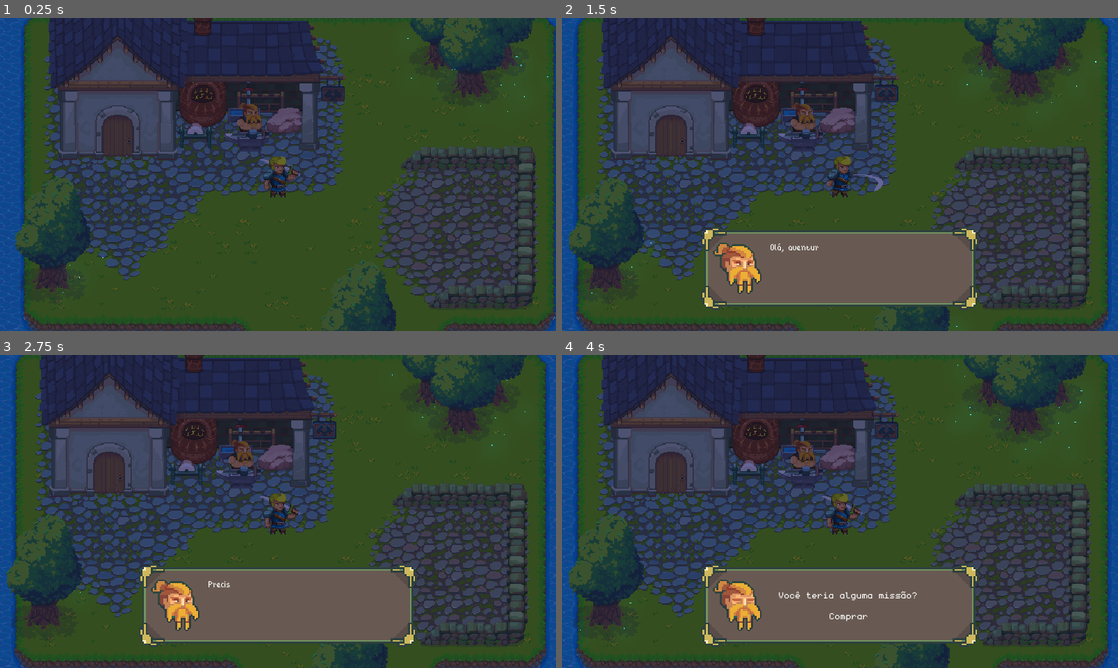
Above: before the commit, frames 1-4 (two rows, left to right).
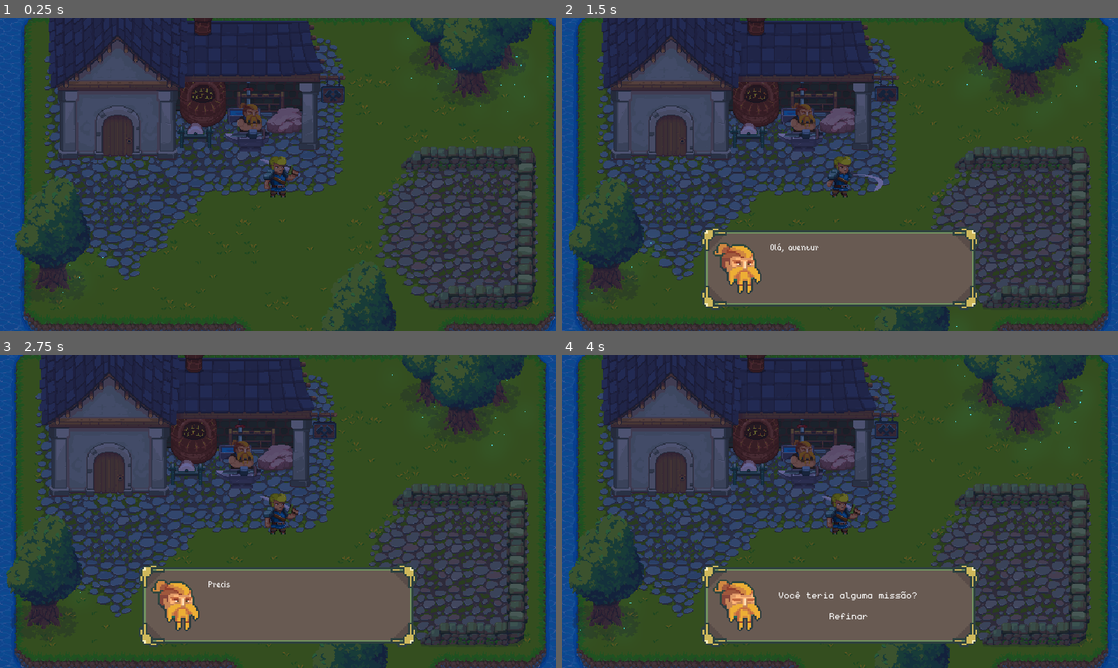
Above: after the commit, the same moments.

Repository: Bandeiraa/Shadow-World
Game: Godot game, scene res://scenes/grass_lands/management/level.tscn
Same seed, same stepped clock (60 frames per second), same inputs: the game is played once before the commit and once after it.
Inputs (mouse positions are in pixels of both pictures, inside the frame that each line leads up to):
- Up to frame 1 (0.25 s): no input
- Up to frame 2 (1.5 s): move the mouse to (962, 158) at 0.52 s; hold Right (ui_right) 0.53-1.28 s; click (962, 158) at 0.6 s; tap E (ui_interact) at 0.8, 1.35 s; move the mouse to (728, 190) at 1.27 s; hold Down (ui_down) from 1.28 s (still down)
- Up to frame 3 (2.75 s): click (166, 527) at 1.55 s; move the mouse to (333, 442) at 2.02 s; release Down (ui_down) at 2.03 s; hold Right (ui_right) from 2.03 s (still down); click (333, 442) at 2.1 s; tap E (ui_interact) at 2.3 s
- Up to frame 4 (4 s): move the mouse to (812, 574) at 2.77 s; release Right (ui_right) at 2.78 s; hold Up (ui_up) 2.78-3.53 s; tap E (ui_interact) at 2.85, 3.8 s; click (812, 574) at 3.05 s; move the mouse to (1006, 558) at 3.52 s; hold Left (ui_left) from 3.53 s (still down); click (1006, 558) at 3.6 s

The runs differ from the first frame. In frame 1, less than 0.1% of the frame differs, in the area x 33-62%, y 20-38%; in frame 2, 0.1%; in frame 3, 0.1%; in frame 4, 0.2%, in the area x 31-61%, y 18-86%.

Commit message:
Quest System (WIP)

Diff:
--- a/scenes/general/interface/quest/quest_container.tscn
+++ b/scenes/general/interface/quest/quest_container.tscn
@@ -272,13 +272,45 @@
 [node name="QuestDescription" type="Label" parent="LeftContainer/VContainer"]
 margin_top = 52.0
 margin_right = 250.0
-margin_bottom = 172.0
-rect_min_size = Vector2( 0, 120 )
+margin_bottom = 132.0
+rect_min_size = Vector2( 0, 80 )
 custom_colors/font_color_shadow = Color( 0, 0, 0, 1 )
 custom_fonts/font = SubResource( 12 )
 text = "Texto de template da missão, ele irá exibir para o personagem o objetivo da quest...
 
 Glab yo blobs."
+autowrap = true
+
+[node name="VContainer" type="VBoxContainer" parent="LeftContainer/VContainer"]
+margin_top = 136.0
+margin_right = 250.0
+margin_bottom = 186.0
+rect_min_size = Vector2( 0, 50 )
+
+[node name="QuestType" type="Label" parent="LeftContainer/VContainer/VContainer"]
+margin_right = 250.0
+margin_bottom = 13.0
+custom_colors/font_color_shadow = Color( 0, 0, 0, 1 )
+custom_fonts/font = SubResource( 12 )
+text = "Missão do tipo: Eliminação"
+autowrap = true
+
+[node name="Goal" type="Label" parent="LeftContainer/VContainer/VContainer"]
+margin_top = 17.0
+margin_right = 250.0
+margin_bottom = 30.0
+custom_colors/font_color_shadow = Color( 0, 0, 0, 1 )
+custom_fonts/font = SubResource( 12 )
+text = "Eliminar x monstro x"
+autowrap = true
+
+[node name="CurrentState" type="Label" parent="LeftContainer/VContainer/VContainer"]
+margin_top = 34.0
+margin_right = 250.0
+margin_bottom = 47.0
+custom_colors/font_color_shadow = Color( 0, 0, 0, 1 )
+custom_fonts/font = SubResource( 12 )
+text = "Monstros eliminados: 0/10"
 autowrap = true
 
 [node name="RightSidebar" type="TextureRect" parent="."]
--- a/scenes/grass_lands/npcs/blacksmith.tscn
+++ b/scenes/grass_lands/npcs/blacksmith.tscn
@@ -879,6 +879,7 @@
 position = Vector2( 167, 48 )
 frames = SubResource( 26 )
 animation = "idle"
+frame = 3
 playing = true
 
 [node name="Wall" type="Sprite" parent="Art"]
@@ -897,7 +898,7 @@
 z_index = 2
 frames = SubResource( 43 )
 animation = "white_type_2"
-frame = 7
+frame = 11
 playing = true
 
 [node name="Bottom" type="AnimatedSprite" parent="Art/Forge"]
@@ -905,7 +906,7 @@
 z_index = -1
 frames = SubResource( 9 )
 animation = "off"
-frame = 3
+frame = 6
 playing = true
 
 [node name="Animation" type="AnimationPlayer" parent="Art/Forge"]
@@ -928,7 +929,7 @@
 position = Vector2( 73, 85 )
 frames = SubResource( 127 )
 animation = "animation_2"
-frame = 1
+frame = 2
 playing = true
 
 [node name="InteractArea" type="Area2D" parent="Art/Npc"]
@@ -942,6 +943,7 @@
 position = Vector2( 9, 100 )
 frames = SubResource( 160 )
 animation = "type_3"
+frame = 3
 playing = true
 
 [node name="SwordContainer" type="Sprite" parent="Art"]
@@ -958,7 +960,7 @@
 z_index = -1
 frames = SubResource( 155 )
 animation = "idle"
-frame = 7
+frame = 2
 playing = true
 
 [node name="Collision" type="CollisionShape2D" parent="."]
--- a/scripts/general/interface/dialog.gd
+++ b/scripts/general/interface/dialog.gd
@@ -5,7 +5,8 @@
 
 enum QUEST_INFO {
 	QUEST_NAME,
-	QUEST_DESCRIPTION
+	QUEST_DESCRIPTION,
+	QUEST_DICTIONARY
 }
 
 enum LIST_INFO {
@@ -123,12 +124,13 @@
 				var quest_info: Array = dialog_dictionary["quest_info"]
 				var quest_name: String = quest_info[QUEST_INFO.QUEST_NAME]
 				var quest_description: String = quest_info[QUEST_INFO.QUEST_DESCRIPTION]
+				var quest_dictionary_info: Dictionary = quest_info[QUEST_INFO.QUEST_DICTIONARY]
 
-				get_tree().call_group("gui", "populate_quest_slot", quest_name, quest_description)
+				get_tree().call_group("gui", "populate_quest_slot", quest_name, quest_description, quest_dictionary_info)
 				end_dialog(true)
 				return
 
-			"market":
+			"upgrade":
 				end_dialog(false)
 				return
 
--- a/scripts/general/interface/game_user_interface.gd
+++ b/scripts/general/interface/game_user_interface.gd
@@ -36,5 +36,5 @@
 		return
 
 
-func populate_quest_slot(quest_name: String, quest_description: String) -> void:
-	quest_container.populate_quest_slot(quest_name, quest_description)
+func populate_quest_slot(quest_name: String, quest_description: String, quest_info: Dictionary) -> void:
+	quest_container.populate_quest_slot(quest_name, quest_description, quest_info)
--- a/scripts/general/interface/quest/quest_container.gd
+++ b/scripts/general/interface/quest/quest_container.gd
@@ -6,6 +6,10 @@
 onready var left_container: TextureRect = get_node("LeftContainer")
 onready var quest_name: Label = left_container.get_node("VContainer/QuestName")
 onready var quest_description: Label = left_container.get_node("VContainer/QuestDescription")
+
+onready var quest_goal: Label = left_container.get_node("VContainer/VContainer/Goal")
+onready var quest_type: Label = left_container.get_node("VContainer/VContainer/QuestType")
+onready var quest_current_state: Label = left_container.get_node("VContainer/VContainer/CurrentState")
 
 onready var right_container: TextureRect = get_node("RightSidebar")
 onready var quest_v_container: VBoxContainer = right_container.get_node("QuestContainer/Container/VContainer")
@@ -37,16 +41,23 @@
 	quest_name.text = roleplay_name_list[random_index]
 	quest_description.text = roleplay_description_list[random_index]
 
+	quest_goal.text = ""
+	quest_type.text = ""
+	quest_current_state.text = ""
 
-func update_display_text(slot_quest_name: String, slot_quest_description: String) -> void:
+
+func update_display_text(slot_quest_name: String, slot_quest_description: String, slot_quest_type: String, slot_quest_goal: String, slot_quest_current_state: String) -> void:
 	quest_name.text = slot_quest_name
 	quest_description.text = slot_quest_description
+	quest_goal.text = slot_quest_goal
+	quest_type.text = slot_quest_type
+	quest_current_state.text = slot_quest_current_state
 
 
-func populate_quest_slot(slot_quest_name: String, slot_quest_description: String) -> void:
+func populate_quest_slot(slot_quest_name: String, slot_quest_description: String, quest_info: Dictionary) -> void:
 	for slot in quest_v_container.get_children():
 		if slot.is_empty:
-			slot.update_slot(slot_quest_name, slot_quest_description)
+			slot.update_slot(slot_quest_name, slot_quest_description, quest_info)
 			return
 
 
--- a/scripts/general/interface/quest/quest_slot.gd
+++ b/scripts/general/interface/quest/quest_slot.gd
@@ -8,6 +8,12 @@
 
 var quest_name: String = ""
 var quest_description: String = ""
+
+var quest_type: String = ""
+var quest_goal: String = ""
+var quest_current_state: String = ""
+
+var kill_count: int = 0
 
 var is_empty: bool = true
 var can_click: bool = false
@@ -27,7 +33,7 @@
 		can_click = false
 
 
-func update_slot(slot_quest_name: String, slot_quest_description: String) -> void:
+func update_slot(slot_quest_name: String, slot_quest_description: String, slot_quest_info: Dictionary) -> void:
 	is_empty = false
 
 	quest_name_label.text = slot_quest_name
@@ -35,7 +41,26 @@
 	quest_name = slot_quest_name
 	quest_description = slot_quest_description
 
+	var _quest_type: String = slot_quest_info["quest_type"]
+	var quest_info: Dictionary = slot_quest_info["quest_info"]
+
+	match _quest_type:
+		"elimination":
+			var amount_to_kill: int = quest_info["amount_to_kill"]
+			var monster_to_kill: String = quest_info["monster_to_kill"]
+
+			quest_type = "Missão do tipo: Eliminação"
+			quest_goal = "Eliminar " + str(amount_to_kill) + " " + monster_to_kill
+			quest_current_state = "Monstros eliminados: " + str(kill_count) + "/" + str(amount_to_kill)
+
 
 func _process(_delta: float) -> void:
 	if Input.is_action_just_pressed("ui_click") and can_click and not is_empty:
-		emit_signal("send_quest_info", quest_name, quest_description)
+		emit_signal(
+			"send_quest_info",
+			quest_name,
+			quest_description,
+			quest_type,
+			quest_goal,
+			quest_current_state
+		)
--- a/scripts/grass_lands/npcs/blacksmith.gd
+++ b/scripts/grass_lands/npcs/blacksmith.gd
@@ -36,9 +36,9 @@
 		"",
 		true,
 		"Você teria alguma missão?",
-		"Comprar",
+		"Refinar",
 		true,
-		["market", 1]
+		["upgrade", 1]
 	],
 
 	[
@@ -78,9 +78,45 @@
 	]
 ]
 
+var alternative_dialog: Array = [
+	[
+		"Olá, aventureiro...",
+		false,
+		"",
+		"",
+		false,
+		["", -1]
+	],
+
+	[
+		"Precisa de Algo?",
+		false,
+		"",
+		"",
+		false,
+		["", -1]
+	],
+
+	[
+		"",
+		true,
+		"Refinar",
+		"Sair",
+		true,
+		["upgrade", 0]
+	]
+]
+
 var quest_info: Array = [
 	"Ajudando o Vilarejo!",
-	"O Ferreiro lhe deu uma missão para eliminar alguns monstros que estão atacando a vila!"
+	"O Ferreiro lhe deu uma missão para eliminar alguns monstros que estão atacando a vila!",
+	{
+		"quest_type": "elimination",
+		"quest_info": {
+			"monster_to_kill": "hedgehog",
+			"amount_to_kill": 10
+		}
+	}
 ]
 
 export(Array, String) var dialog
@@ -92,23 +128,37 @@
 
 
 func _process(_delta: float) -> void:
-	if player == null or is_on_quest:
+	if player == null:
 		return
 
 	interact()
 
 
 func interact() -> void:
-	if Input.is_action_just_pressed("ui_interact") and not is_interacting:
+	if is_on_quest and Input.is_action_just_pressed("ui_interact") and not is_interacting:
+		var alternative_list: Array = []
+		alternative_list.append(FACESET)
+		alternative_list.append(alternative_dialog)
+		alternative_list.append([])
+
 		player.sleep(false)
 		is_interacting = true
+
+		get_tree().call_group("gui", "select_container", self, "dialog", alternative_list)
+
+	if not is_on_quest and Input.is_action_just_pressed("ui_interact") and not is_interacting:
+		player.sleep(false)
+		is_interacting = true
+
 		get_tree().call_group("gui", "select_container", self, "dialog", info_list)
 
 
 func end_interact(quest_state: bool) -> void:
+	if not is_on_quest:
+		is_on_quest = quest_state
+
 	player.sleep(true)
 	is_interacting = false
-	is_on_quest = quest_state
 
 
 func on_npc_body_entered(body: CharacterTemplate) -> void:
